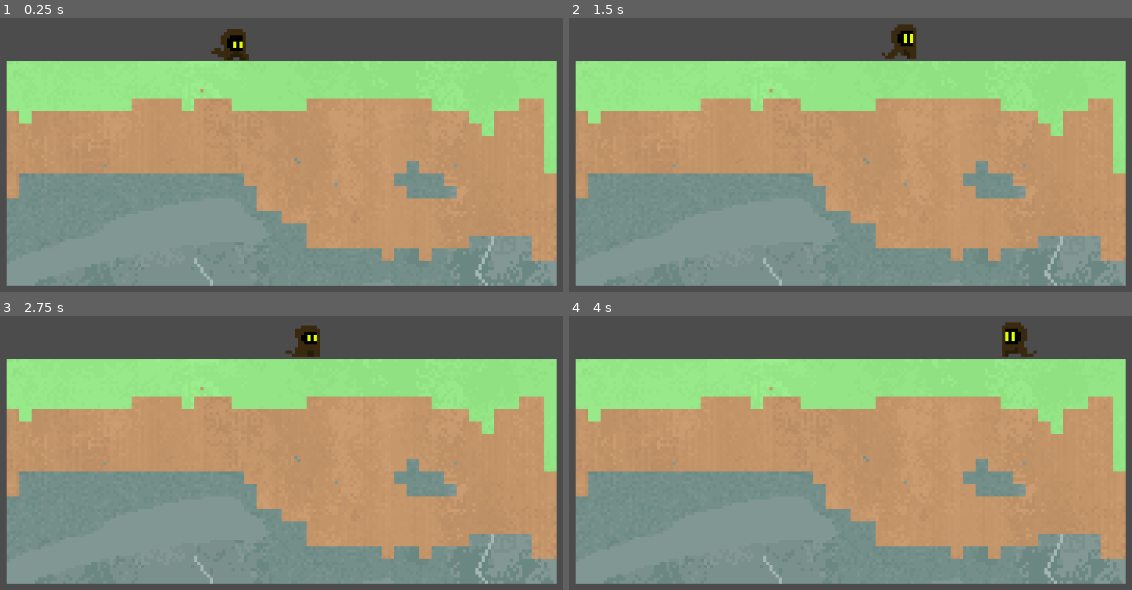
Above: before the commit, frames 1-4 (two rows, left to right).
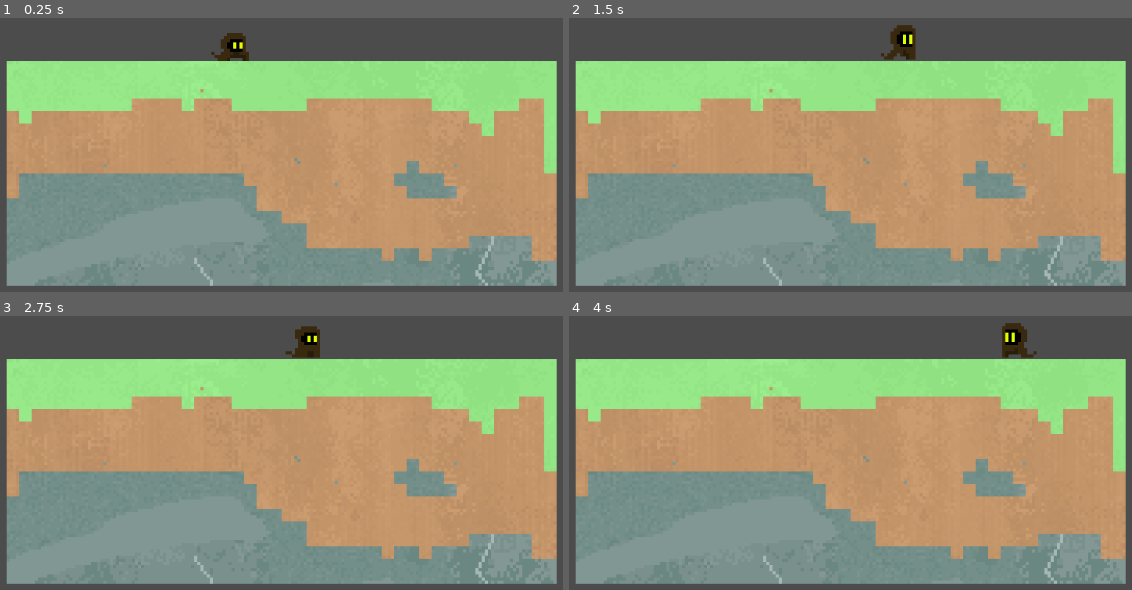
Above: after the commit, the same moments.

Repository: HoneyPony/sandbox-ctf
Game: Godot game, scene res://main.tscn
Two runs of this game, one before a commit and one after it. Both use one fixed random seed, a clock stepped at 60 frames per second and the inputs below.
Inputs:
- Up to frame 1 (0.25 s): no input
- Up to frame 2 (1.5 s): hold D (player_right) 0.53-1.28 s; hold A (player_left) from 1.28 s (still down)
- Up to frame 3 (2.75 s): release A (player_left) at 2.03 s; hold D (player_right) from 2.03 s (still down)
- Up to frame 4 (4 s): release D (player_right) at 3.53 s; hold A (player_left) from 3.53 s (still down)

The runs differ from the first frame. In frame 1, 0.2% of the frame differs, in the area x 37-45%, y 4-16%; in frame 2, 0.1%; in frame 3, less than 0.1%; in frame 4, less than 0.1%.

Commit message:
Some fixes to animation

Diff:
--- a/main.tscn
+++ b/main.tscn
@@ -10,9 +10,9 @@
 
 [sub_resource type="Animation" id=1]
 resource_name = "idle"
-length = 0.36
+length = 0.54
 loop = true
-step = 0.06
+step = 0.09
 tracks/0/type = "value"
 tracks/0/path = NodePath("sprite:texture")
 tracks/0/interp = 1
@@ -44,7 +44,7 @@
 tracks/2/imported = false
 tracks/2/enabled = true
 tracks/2/keys = {
-"times": PoolRealArray( 0, 0.06, 0.12, 0.18, 0.24, 0.3 ),
+"times": PoolRealArray( 0, 0.09, 0.18, 0.27, 0.36, 0.45 ),
 "transitions": PoolRealArray( 1, 1, 1, 1, 1, 1 ),
 "update": 1,
 "values": [ 0, 1, 2, 3, 4, 5 ]
@@ -76,9 +76,9 @@
 
 [sub_resource type="Animation" id=4]
 resource_name = "idle_left"
-length = 0.36
+length = 0.54
 loop = true
-step = 0.06
+step = 0.09
 tracks/0/type = "value"
 tracks/0/path = NodePath("sprite:texture")
 tracks/0/interp = 1
@@ -110,7 +110,7 @@
 tracks/2/imported = false
 tracks/2/enabled = true
 tracks/2/keys = {
-"times": PoolRealArray( 0, 0.06, 0.12, 0.18, 0.24, 0.3 ),
+"times": PoolRealArray( 0, 0.09, 0.18, 0.27, 0.36, 0.45 ),
 "transitions": PoolRealArray( 1, 1, 1, 1, 1, 1 ),
 "update": 1,
 "values": [ 0, 1, 2, 3, 4, 5 ]
@@ -125,7 +125,7 @@
 "times": PoolRealArray( 0 ),
 "transitions": PoolRealArray( 1 ),
 "update": 0,
-"values": [ Vector2( -1, -0.5 ) ]
+"values": [ Vector2( 1, -0.5 ) ]
 }
 tracks/4/type = "value"
 tracks/4/path = NodePath("sprite:flip_h")
@@ -282,7 +282,7 @@
 tile_data = PoolIntArray( -65557, 0, 4063275, -65556, 0, 4063276, -65555, 0, 4063277, -65554, 0, 4063278, -65553, 0, 40 …(14639 unchanged characters)…
 
 [node name="player" type="KinematicBody2D" parent="."]
-position = Vector2( -10.9645, -13.2428 )
+position = Vector2( -11, -13 )
 script = ExtResource( 2 )
 player_horizontal_acceleration = 130
 
@@ -291,7 +291,7 @@
 shape = SubResource( 2 )
 
 [node name="sprite" type="Sprite" parent="player"]
-position = Vector2( -1, -0.5 )
+position = Vector2( 1, -0.5 )
 texture = ExtResource( 3 )
 flip_h = true
 hframes = 8
Binary file changed: sprite/player_idle.aseprite
Binary file changed: sprite/player_idle.png
